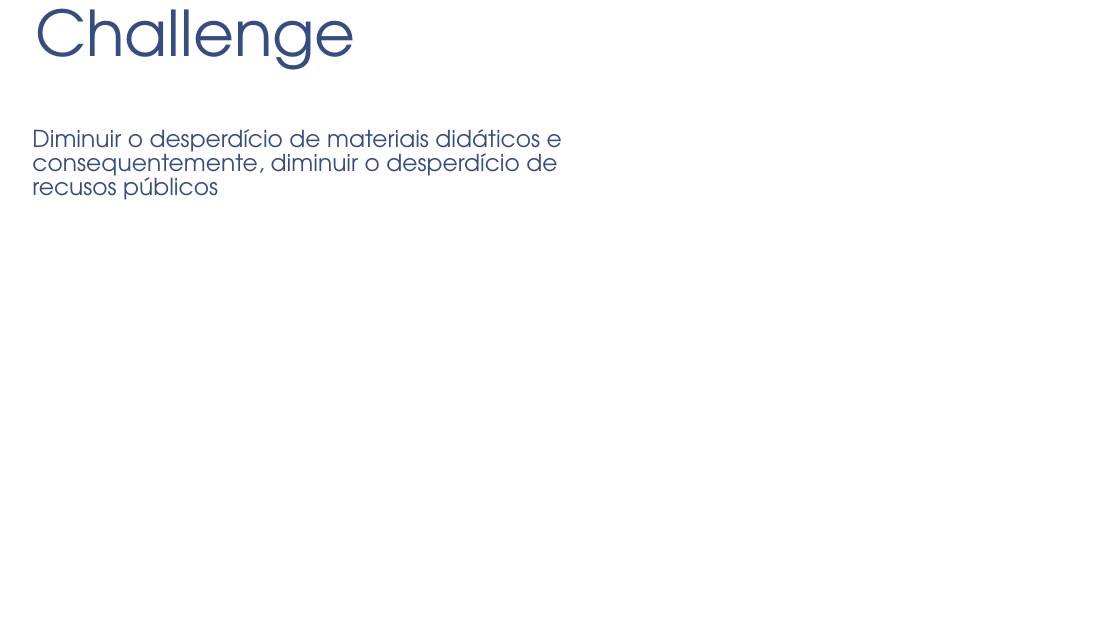
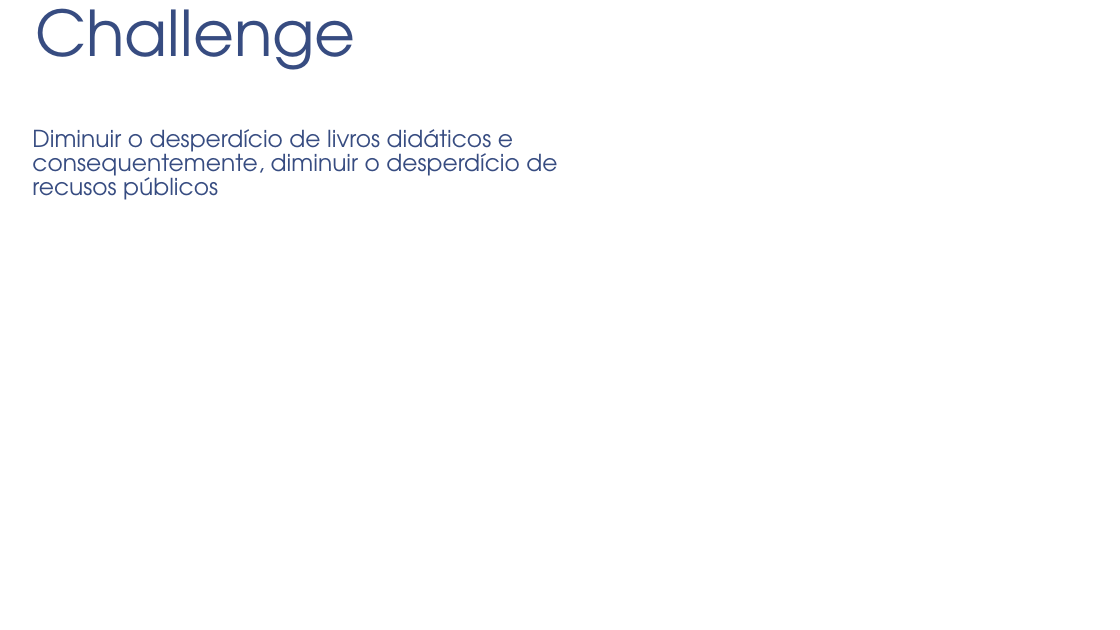
Before and after one commit to AjuniorK/projeto_criativo3, a slide deck: slide 6 of Apresentação_Material_Escolar.pptx. Drawn at 1120x630 pixels with LibreOffice and Linux fonts; fonts in the diff are those of the drawing; background and template pictures are left out. Boxes give left, top, right and bottom in pixels: in the first picture for what was removed or moved away, otherwise in the second. Text is boxed around its words. In the diff, an @@ line names an element or a change of style, - is before the commit and + after.

```diff
--- a/Apresentação_Material_Escolar.pptx
+++ b/Apresentação_Material_Escolar.pptx
@@ text at [32,129,557,200]: text changed @@
-Diminuir o desperdício de materiais didáticos e consequentemente, diminuir o desperdício de recusos públicos
+Diminuir o desperdício de livros didáticos e consequentemente, diminuir o desperdício de recusos públicos
```
Also in this commit, not shown: 1 other slide changed, 6 slides added.
